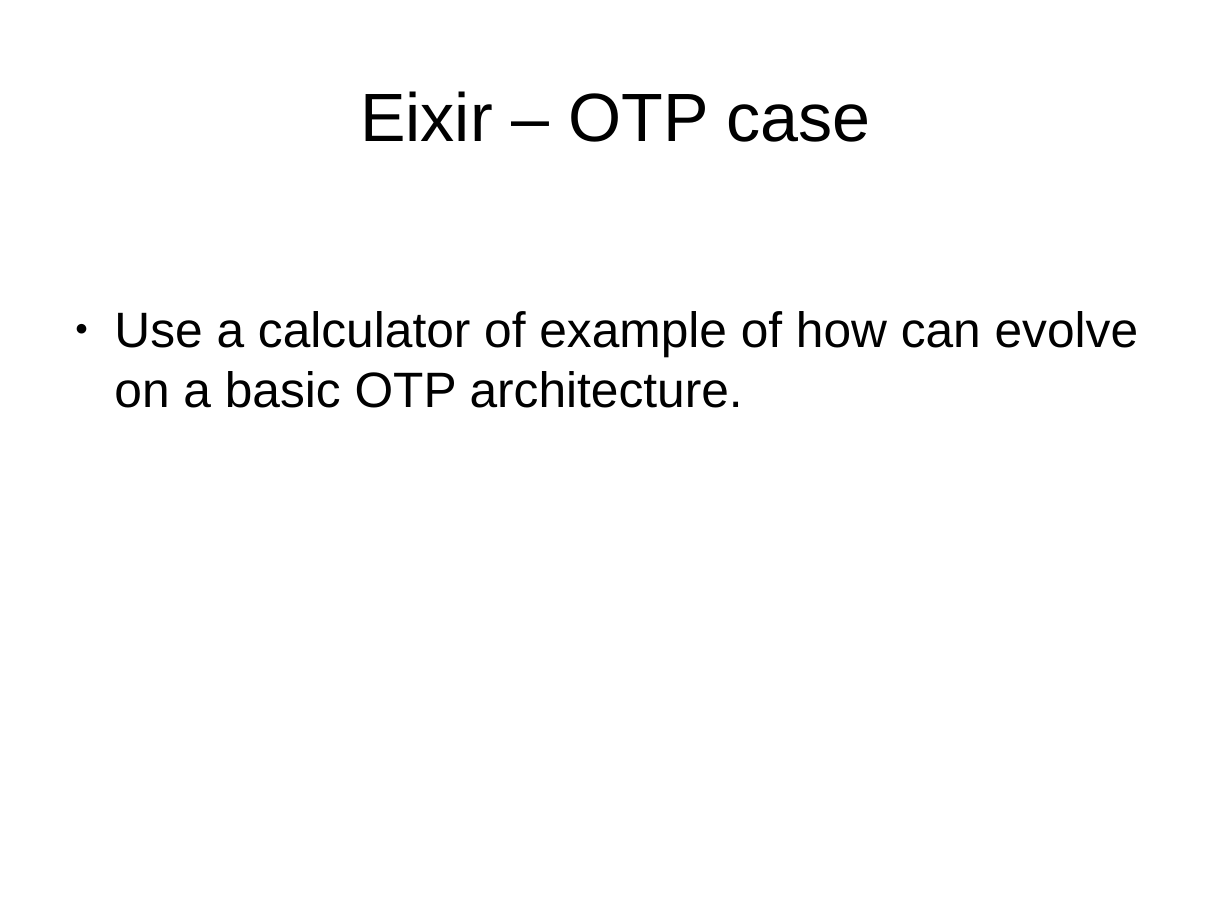
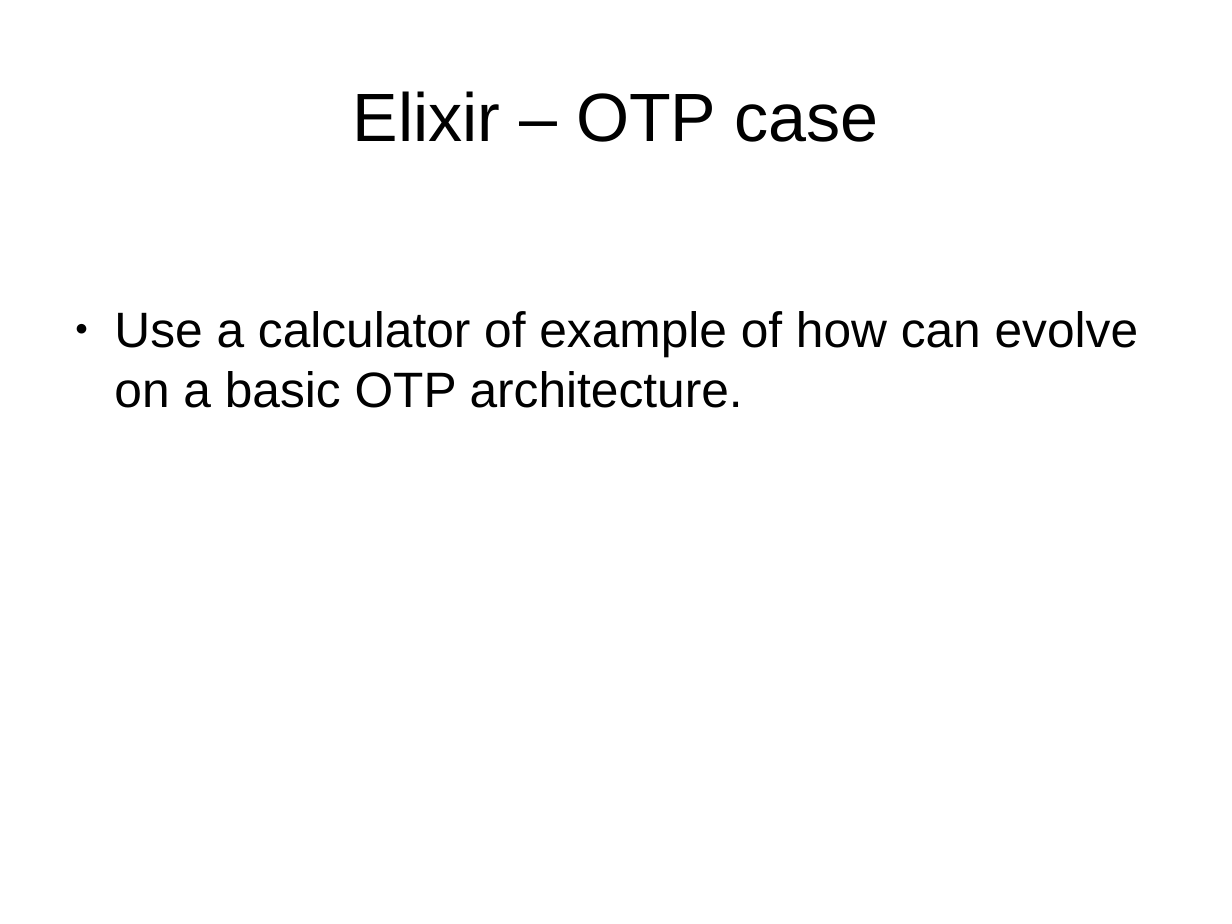
Before and after one commit to ramortegui/talks, a slide deck: slide 16 of elixir-otp-basics.odp. Drawn at 1232x924 pixels with LibreOffice and Linux fonts; fonts in the diff are those of the drawing. Boxes give left, top, right and bottom in pixels: in the first picture for what was removed or moved away, otherwise in the second. Text is boxed around its words. In the diff, an @@ line names an element or a change of style, - is before the commit and + after.

Commit message:
Fix typo on title.

```diff
--- a/elixir-otp-basics.odp
+++ b/elixir-otp-basics.odp
@@ title at bbox=[353, 91, 878, 142]: text changed @@
-Eixir – OTP case
+Elixir – OTP case
```
Also in this commit, not shown: 22 other slides changed.
